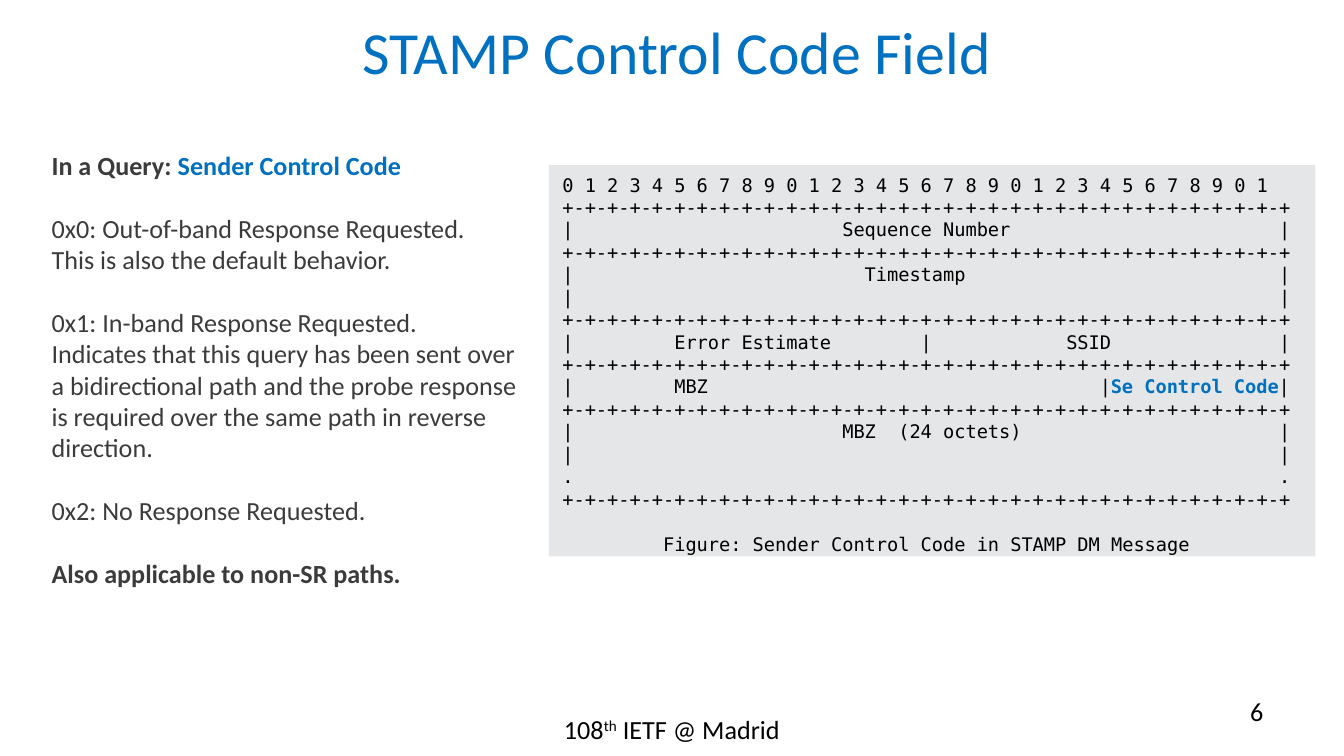
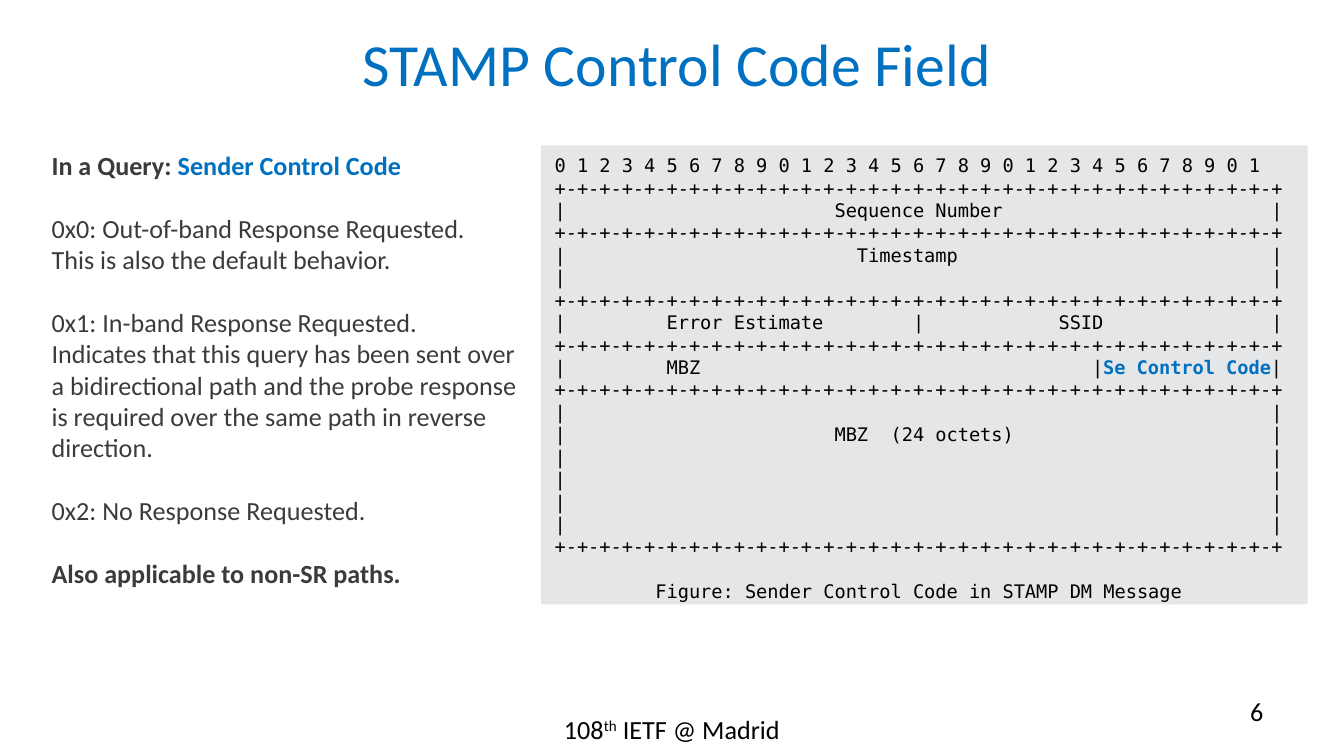
Before and after one commit to rakgandhi/ietf-slides, a slide deck: slide 6 of draft-gandhi-spring-stamp-srpm-01.pptx. Drawn at 1344x756 pixels with LibreOffice and Linux fonts; fonts in the diff are those of the drawing. Boxes give left, top, right and bottom in pixels: in the first picture for what was removed or moved away, otherwise in the second. Text is boxed around its words. In the diff, an @@ line names an element or a change of style, - is before the commit and + after.

```diff
--- a/draft-gandhi-spring-stamp-srpm-01.pptx
+++ b/draft-gandhi-spring-stamp-srpm-01.pptx
@@ title "STAMP Control Code Field": place and size @@
-title "STAMP Control Code Field" at bbox=[362, 32, 990, 75]
+title "STAMP Control Code Field" at bbox=[362, 44, 990, 87]
@@ text in rectangle at bbox=[542, 145, 1308, 605]: paragraph added @@
+| |
@@ text in rectangle at bbox=[542, 145, 1308, 605]: text changed @@
-. . +-+-+-+-+-+-+-+-+-+-+-+-+-+-+-+-+-+-+-+-+-+-+-+-+-+-+-+-+-+-+-+-+
+| |
+| |
+| |
++-+-+-+-+-+-+-+-+-+-+-+-+-+-+-+-+-+-+-+-+-+-+-+-+-+-+-+-+-+-+-+-+
@@ rectangle "0 1 2 3 4 ...": place and size @@
-rectangle "0 1 2 3 4 ..." at bbox=[548, 165, 1314, 556]
+rectangle "0 1 2 3 4 ..." at bbox=[542, 145, 1308, 605]
```
Also in this commit, not shown: 3 other slides changed, 3 other files.
